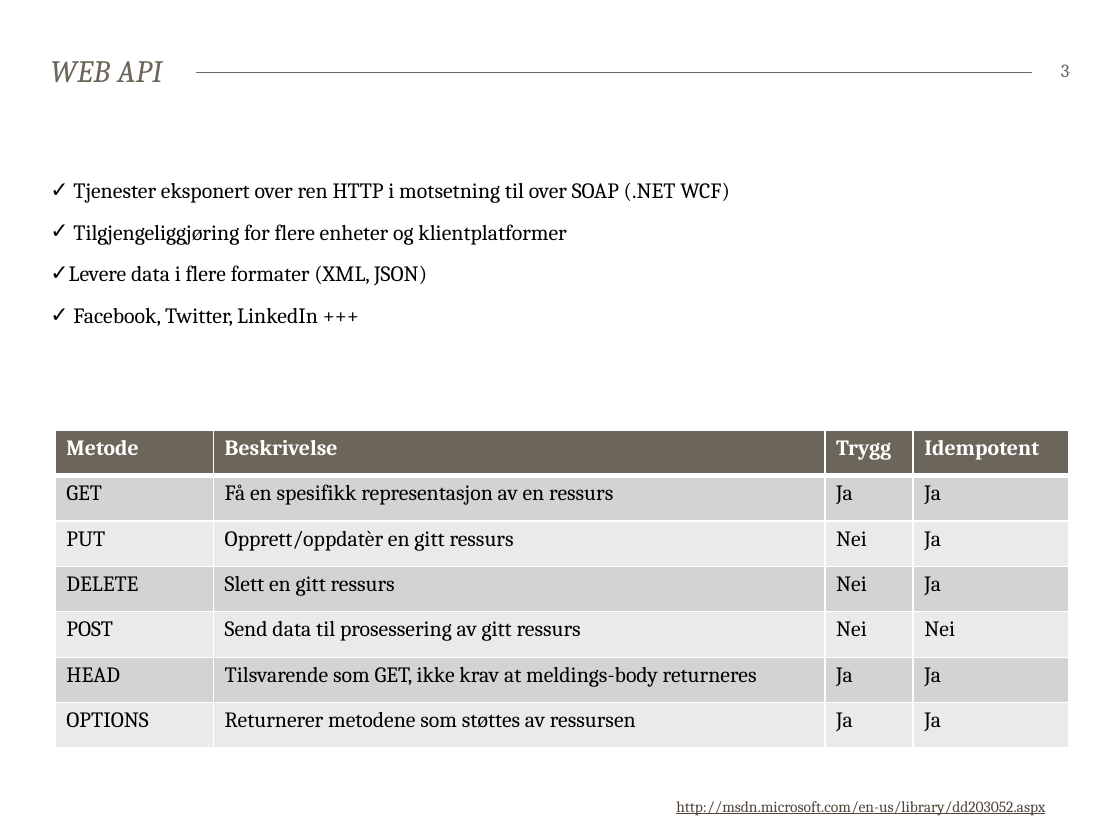
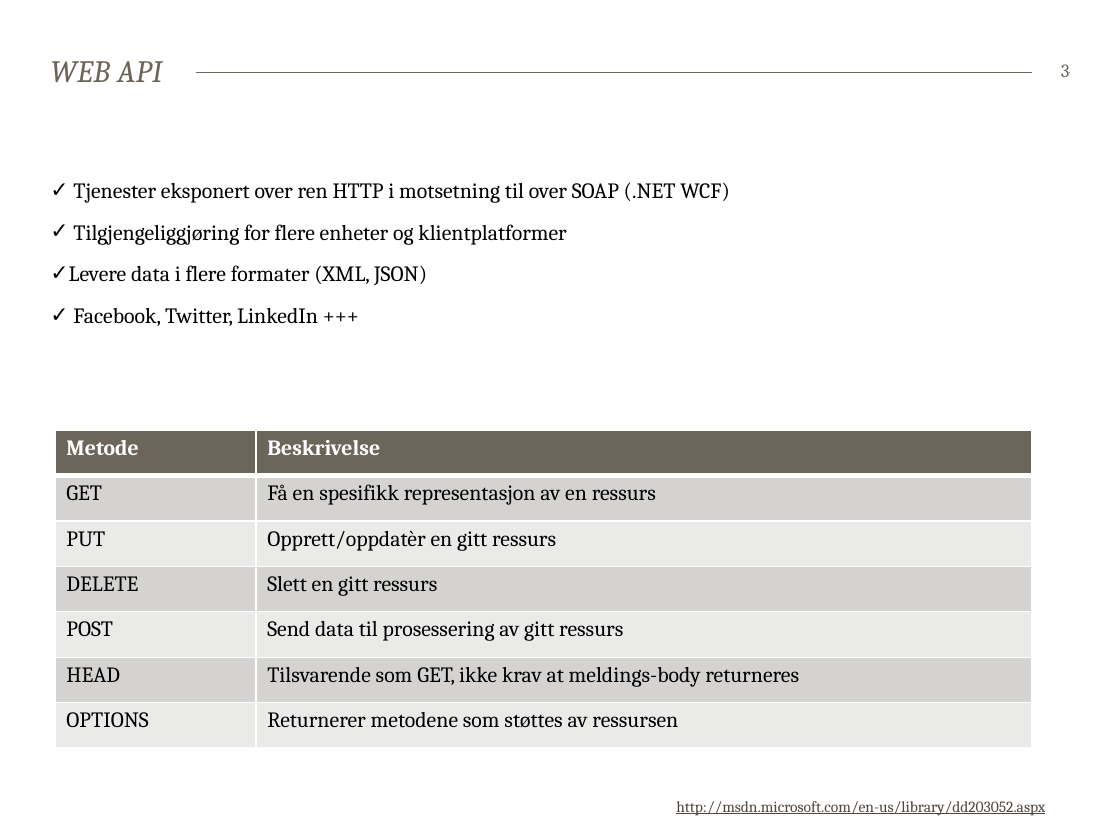
Before and after one commit to bekk/dotnetkurs, a slide deck: slide 3 of webapi/WebAPI.pptx. Drawn at 1120x840 pixels with LibreOffice and Linux fonts; fonts in the diff are those of the drawing. Boxes give left, top, right and bottom in pixels: in the first picture for what was removed or moved away, otherwise in the second. Text is boxed around its words. In the diff, an @@ line names an element or a change of style, - is before the commit and + after.

```diff
--- a/webapi/WebAPI.pptx
+++ b/webapi/WebAPI.pptx
@@ table at [55,430,1032,748] @@
-column 3: Trygg | Ja | Nei | Nei | Nei | Ja | Ja
-column 4: Idempotent | Ja | Ja | Ja | Nei | Ja | Ja
@@ table: place and size @@
-table at [55,430,1068,748]
+table at [55,430,1032,748]
```
Also in this commit, not shown: 5 other slides changed, 3 slides added, 6 slides removed, 1 other file.
